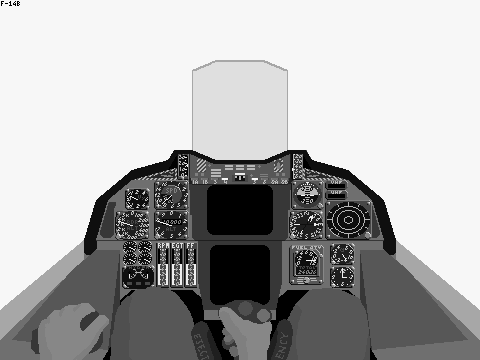
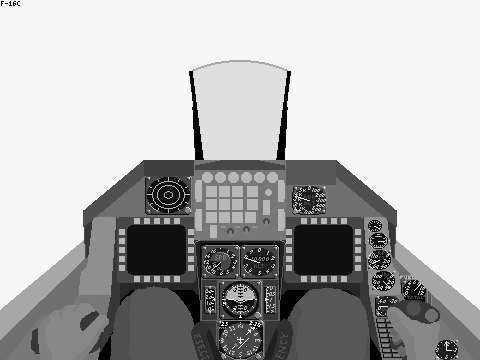
Layers edited between the first and the second (480, 360) image:
showed "RightHandSide" over [387,307,440,360]
showed "StickSide" over [386,300,440,360]
hid "RightHandCenter" over [219,307,272,360]
hid "StickCenter" over [218,300,272,360]
showed "F16_Hood", painted on it over [12,1,468,340]
showed "F16_Frgr" over [210,196,452,351]
showed "F16_Bkgr" over [117,175,458,360]
showed "F16_Frame" over [6,160,474,360]
hid "F14_Hood" over [84,60,396,255]
hid "F14_Frgr", painted on it over [118,160,347,285]
hid "F14_Bkgr", painted on it over [96,152,384,310]
hid "F14_Frame" over [6,1,474,360]
